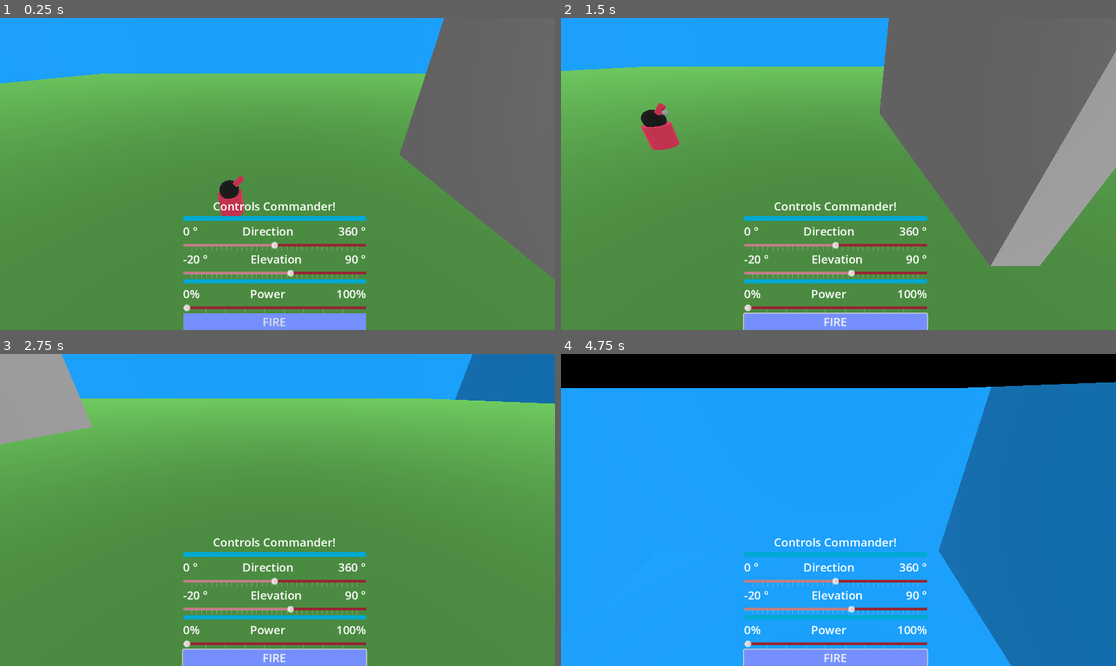
Above: before the commit, frames 1-4 (two rows, left to right).
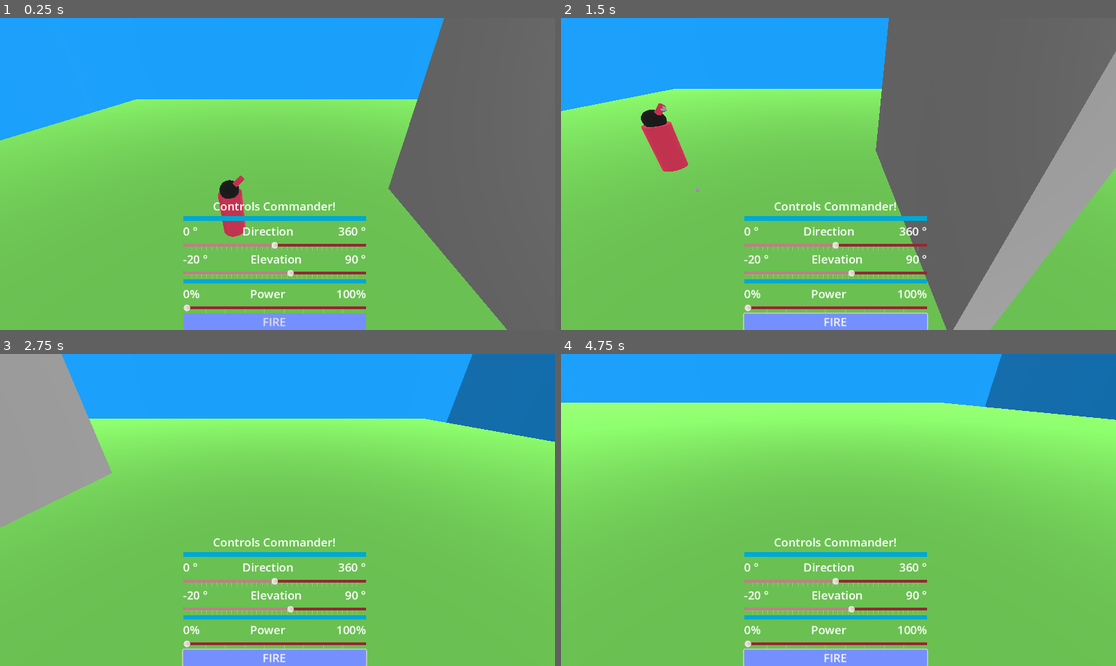
Above: after the commit, the same moments.

Repository: WyattJordan/basic_turret
Game: Godot game, scene res://main.tscn
Two runs of this game, one before a commit and one after it. Both use one fixed random seed, a clock stepped at 60 frames per second and the inputs below.
Inputs (mouse positions are in pixels of both pictures, inside the frame that each line leads up to):
- Up to frame 1 (0.25 s): no input
- Up to frame 2 (1.5 s): click "FIRE" at 0.5 s; tap Enter at 1.25 s; move the mouse to (960, 158) at 1.27 s; hold D from 1.28 s (still down); tap Q at 1.35 s; click (960, 158) at 1.42 s
- Up to frame 3 (2.75 s): release D at 2 s; drag from (166, 525) to (249, 572) at 2.02 s
- Up to frame 4 (4.75 s): tap Space at 2.75 s; move the mouse to (894, 441) at 2.77 s; hold D 2.78-3.5 s; tap Shift at 2.85 s; drag from (810, 572) to (672, 463) at 3.52 s; tap Enter at 4.25 s; move the mouse to (1005, 556) at 4.27 s; hold A from 4.28 s (still down); tap Q at 4.35 s

The runs differ from the first frame. In frame 1, 65% of the frame differs, in the area x 0-100%, y 17-100%; in frame 2, 59%; in frame 3, 79%; in frame 4, 90%, in the area x 0-100%, y 0-100%.

Commit message:
real physx

Diff:
--- a/base_bullet.gd
+++ b/base_bullet.gd
@@ -1,22 +1,24 @@
 extends Node3D
 
-var vel = Vector3(2,2,2)
-var gravity: float = -9.81
+@onready var rigid_body = $RigidBody3D
+
+# var vel = Vector3(2,2,2)
+# var gravity: float = -9.81
 
 # Called when the node enters the scene tree for the first time.
-func _ready() -> void:
-
-	pass # Replace with function body.
+# func _ready() -> void:
+	#pass # Replace with function body.
 
 func set_vel(velocity: Vector3) -> void:
-	vel = velocity
-
-# Called every frame. 'delta' is the elapsed time since the previous frame.
-func _process(delta: float) -> void:
-	pass
-
-func _physics_process(delta: float) -> void:
-	vel.y = vel.y + gravity * delta
-	position.z = position.z + vel.z * delta
-	position.y = position.y + vel.y * delta
-	position.x = position.x + vel.x * delta
+	rigid_body.linear_velocity = velocity
+	# vel = velocity
+#
+# # Called every frame. 'delta' is the elapsed time since the previous frame.
+# func _process(delta: float) -> void:
+# 	pass
+#
+# func _physics_process(delta: float) -> void:
+# 	vel.y = vel.y + gravity * delta
+# 	position.z = position.z + vel.z * delta
+# 	position.y = position.y + vel.y * delta
+# 	position.x = position.x + vel.x * delta
--- a/head.gd
+++ b/head.gd
@@ -7,7 +7,7 @@
 @onready var power_slider = %"Power Slider"
 @onready var fire_button = %FIRE
 
-var max_power = 0.1 # m/s
+var max_power = 0.01 # m/s
 
 func _ready() -> void:
 	_on_angle_changed(angle_slider.value)
@@ -29,7 +29,6 @@
 	var start_position = turret.global_position + dir_vec * turret.height / 2
 	print("direction is:")
 	print(dir_vec)
+	get_tree().current_scene.add_child(bullet)
 	bullet.set_vel(dir_vec * power_slider.value)
 	bullet.position = start_position
-
-	get_tree().current_scene.add_child(bullet)
--- a/main.tscn
+++ b/main.tscn
@@ -1,26 +1,16 @@
-[gd_scene load_steps=19 format=3 uid="uid://cqow47bch5ocs"]
+[gd_scene load_steps=13 format=3 uid="uid://cqow47bch5ocs"]
 
 [ext_resource type="Script" uid="uid://erov27sd8i2d" path="res://camera.gd" id="1_ig7tw"]
-[ext_resource type="Script" path="res://csg_cylinder_3d.gd" id="3_1bvp3"]
 [ext_resource type="Theme" uid="uid://bb6c80rkqqkcx" path="res://new_theme.tres" id="3_h2yge"]
-[ext_resource type="Script" path="res://elevation_sliders.gd" id="3_lquwl"]
 [ext_resource type="Script" uid="uid://8qrdquqstoe3" path="res://head.gd" id="5_7mycd"]
 
 [sub_resource type="BoxMesh" id="BoxMesh_ig7tw"]
 
-[sub_resource type="ORMMaterial3D" id="ORMMaterial3D_lquwl"]
-
-[sub_resource type="StandardMaterial3D" id="StandardMaterial3D_7mycd"]
-next_pass = SubResource("ORMMaterial3D_lquwl")
-albedo_color = Color(0.29803923, 0.62352943, 0.50980395, 1)
-
-[sub_resource type="BoxMesh" id="BoxMesh_7dm0k"]
-material = SubResource("StandardMaterial3D_7mycd")
-
-[sub_resource type="Skin" id="Skin_lquwl"]
-
-[sub_resource type="StandardMaterial3D" id="StandardMaterial3D_272bh"]
-albedo_color = Color(0.2691193, 0.5307425, 0.22556198, 1)
+[sub_resource type="StandardMaterial3D" id="StandardMaterial3D_h2yge"]
+albedo_color = Color(0.39842004, 0.74600947, 0.2970909, 1)
+
+[sub_resource type="BoxShape3D" id="BoxShape3D_1bvp3"]
+size = Vector3(100, 0.1, 100)
 
 [sub_resource type="StyleBoxFlat" id="StyleBoxFlat_2qu6v"]
 bg_color = Color(0.20392157, 0.27450982, 0.6745098, 1)
@@ -36,8 +26,6 @@
 
 [sub_resource type="StandardMaterial3D" id="StandardMaterial3D_4c57u"]
 albedo_color = Color(0.7529412, 0.16078432, 0.28627452, 1)
-
-[sub_resource type="GDScript" id="GDScript_lquwl"]
 
 [sub_resource type="StandardMaterial3D" id="StandardMaterial3D_lquwl"]
 cull_mode = 1
@@ -50,11 +38,16 @@
 mesh = SubResource("BoxMesh_ig7tw")
 skeleton = NodePath("../Camera3D")
 
-[node name="ground" type="MeshInstance3D" parent="."]
-transform = Transform3D(167.17088, 0, 0, 0, 0.1, 0, 0, 0, 153.59193, 0, 0, 0)
-mesh = SubResource("BoxMesh_7dm0k")
-skin = SubResource("Skin_lquwl")
-surface_material_override/0 = SubResource("StandardMaterial3D_272bh")
+[node name="GroundPlane" type="StaticBody3D" parent="."]
+
+[node name="ground" type="CSGBox3D" parent="GroundPlane"]
+transform = Transform3D(100, 0, 0, 0, 0.1, 0, 0, 0, 100, 0, -4, -6)
+material = SubResource("StandardMaterial3D_h2yge")
+
+[node name="CollisionShape3D" type="CollisionShape3D" parent="GroundPlane"]
+transform = Transform3D(1, 0, 0, 0, 1, 0, 0, 0, 1, 0, -3, -6)
+shape = SubResource("BoxShape3D_1bvp3")
+debug_color = Color(1, 1, 1, 0.8784314)
 
 [node name="Camera3D" type="Camera3D" parent="."]
 transform = Transform3D(-4.371139e-08, -0.5000001, 0.8660254, 0, 0.8660254, 0.5000001, -1, 2.18557e-08, -3.7855173e-08, 7, 6.000001, 6)
@@ -151,7 +144,6 @@
 value = 45.0
 scrollable = false
 tick_count = 36
-script = ExtResource("3_lquwl")
 
 [node name="Panel2" type="Panel" parent="UI_canvas/VBox_control_panel"]
 custom_minimum_size = Vector2(0, 10)
@@ -182,7 +174,7 @@
 [node name="Power Slider" type="HSlider" parent="UI_canvas/VBox_control_panel"]
 unique_name_in_owner = true
 layout_mode = 2
-max_value = 360.0
+max_value = 20.0
 step = 0.1
 scrollable = false
 tick_count = 10
@@ -209,7 +201,6 @@
 transform = Transform3D(1, 0, 0, 0, 1, 0, 0, 0, 1, 0, 0, 8)
 sides = 64
 material = SubResource("StandardMaterial3D_5vw27")
-script = ExtResource("3_1bvp3")
 
 [node name="head" type="CSGSphere3D" parent="base"]
 transform = Transform3D(1, 0, 0, 0, 1, 0, 0, 0, 1, 0, 1.2, 0)
@@ -226,7 +217,6 @@
 height = 0.8
 sides = 64
 material = SubResource("StandardMaterial3D_4c57u")
-script = SubResource("GDScript_lquwl")
 
 [node name="wall2" type="MeshInstance3D" parent="."]
 transform = Transform3D(200, 0, 0, 0, 200, 0, 0, 0, 200, -0.050704956, 0.24589539, -0.37792015)
Not shown, added: devlog.md
